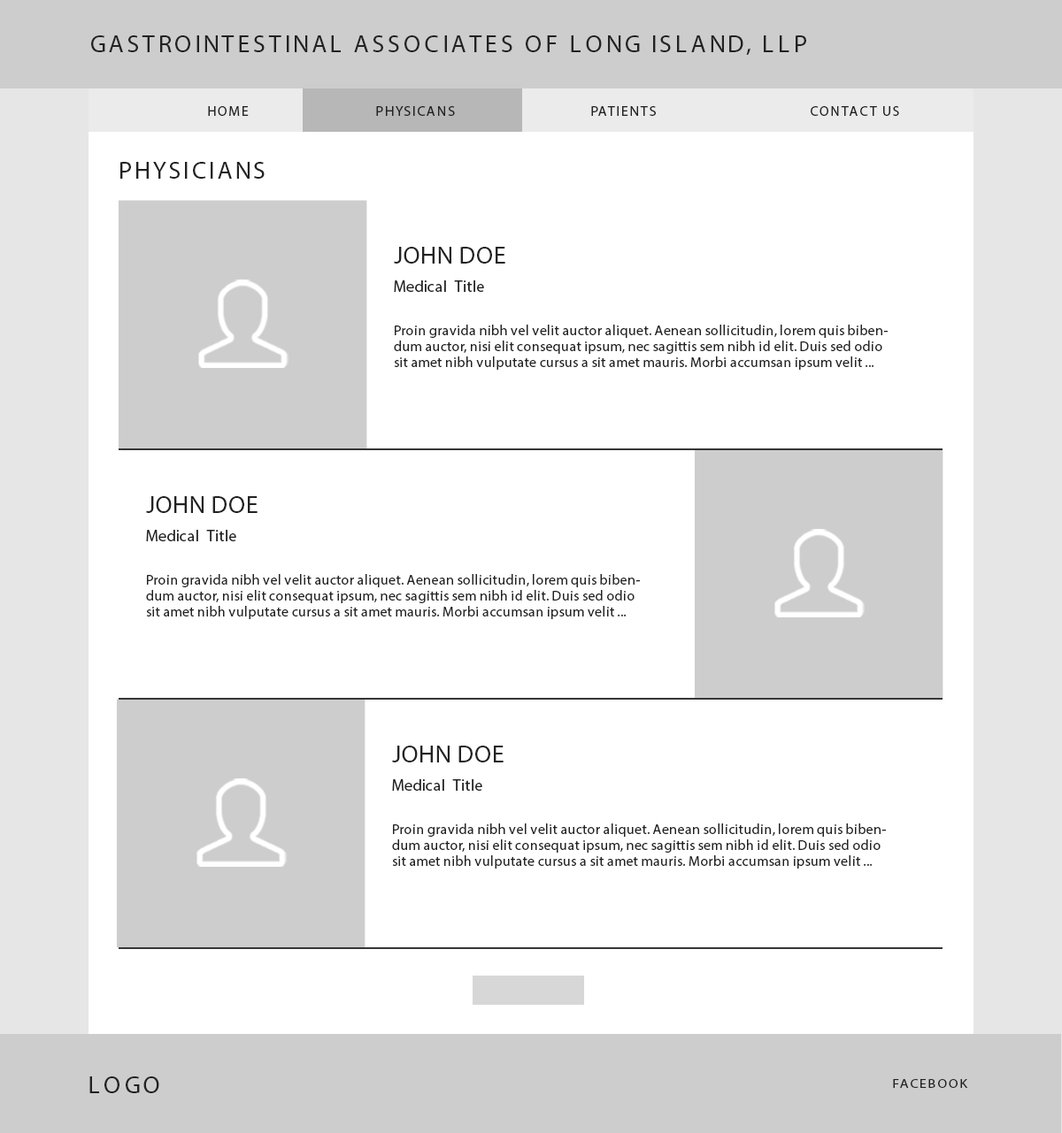
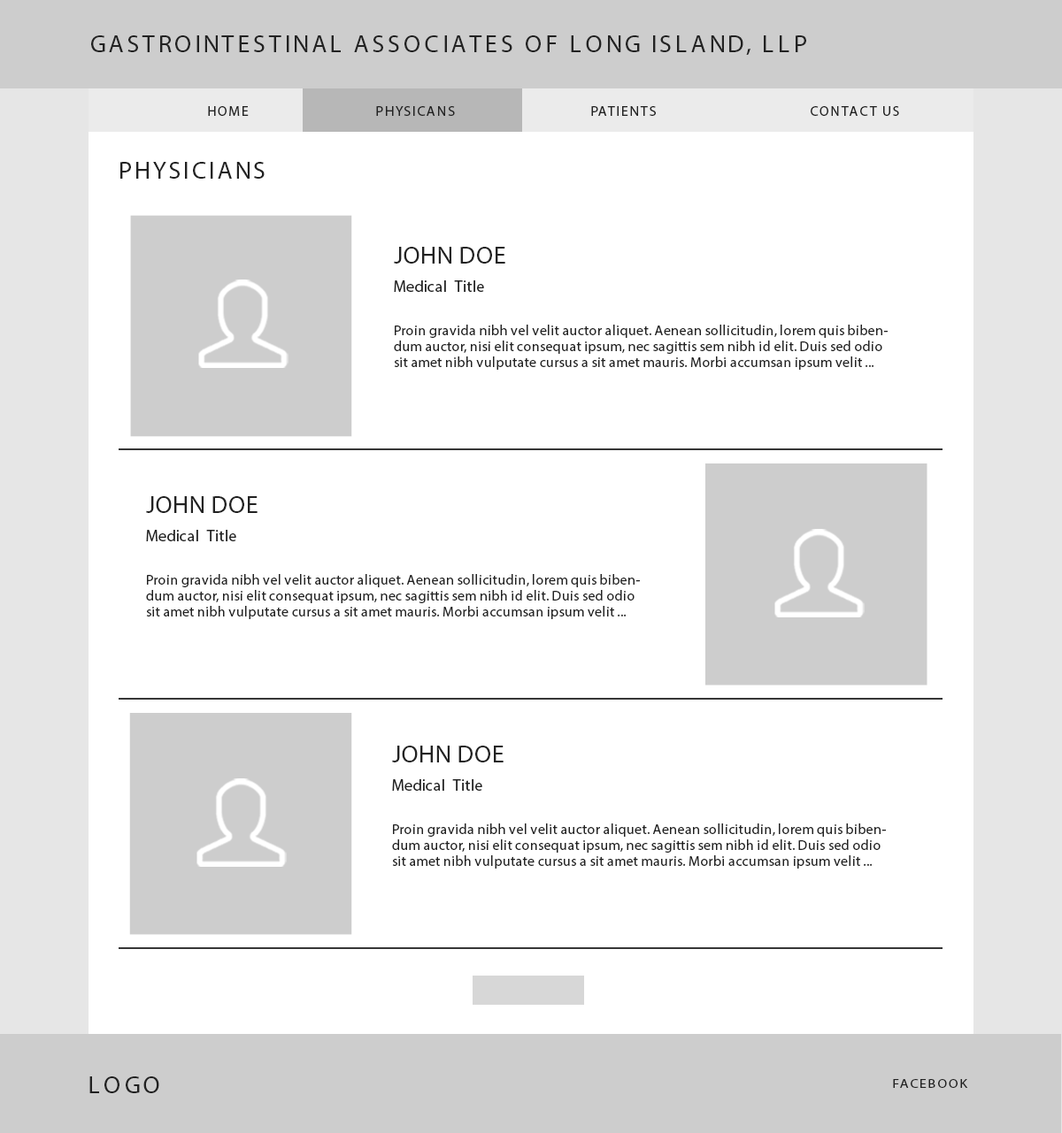
Revision of a layered (1062, 1133) image; what changed, layer by layer:
painted on "Rectangle 8" (2nd of 6, in "Physicians" › "1-Physician" › "Mugshot") over [118, 199, 368, 449]
painted on "Rectangle 8" (4th of 6, in "Physicians" › "2-Physician" › "Mugshot") over [694, 449, 944, 699]
painted on "Rectangle 8" (6th of 6, in "Physicians" › "3-Physician" › "Mugshot") over [116, 698, 366, 948]
